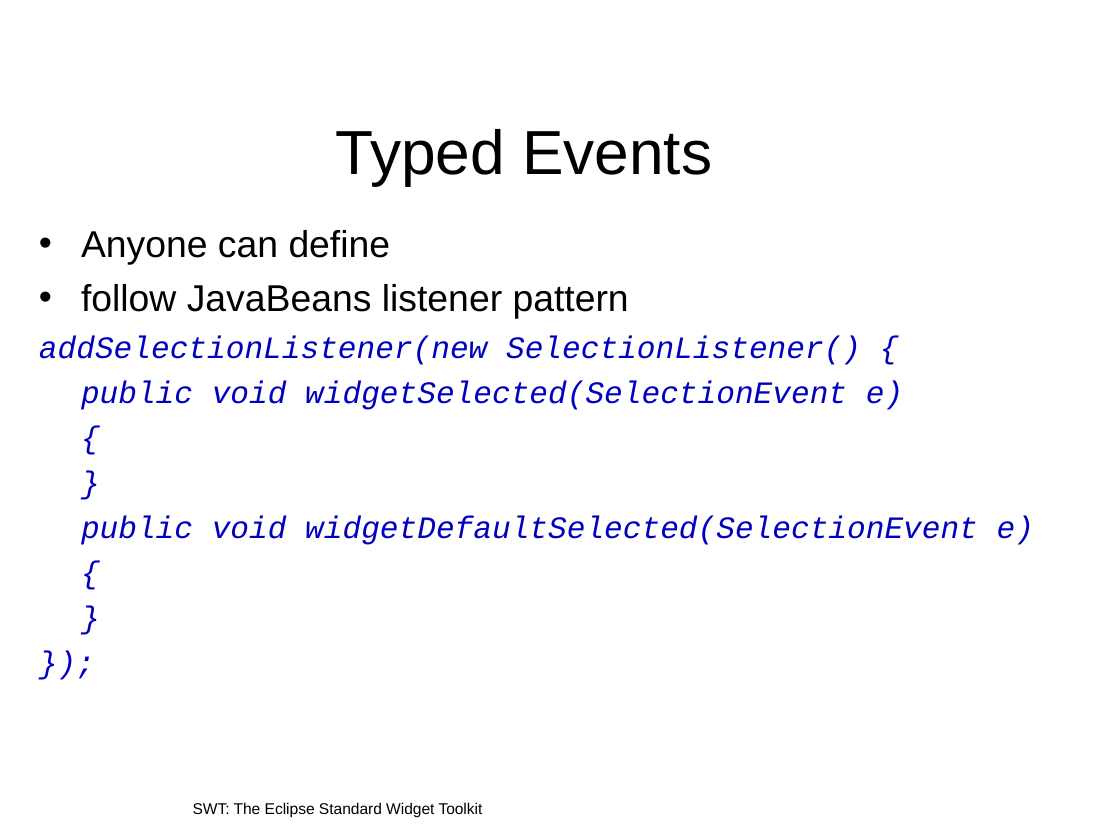
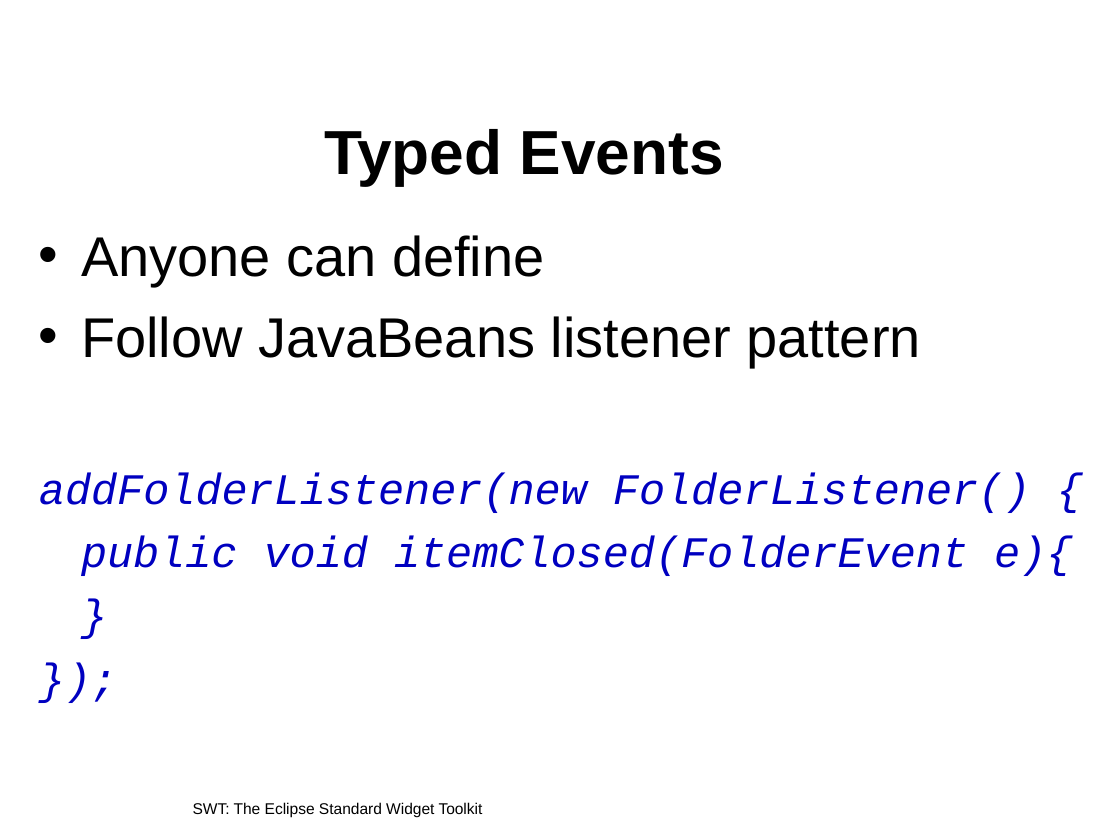
Before and after one commit to eclipse-platform/www.eclipse.org-eclipse, a slide deck: slide 25 of tutorials/oopsla2005/t22-irvine.ppt (slide 17 before the commit). Drawn at 1120x840 pixels with LibreOffice and Linux fonts; fonts in the diff are those of the drawing; background and template pictures are left out. Boxes give left, top, right and bottom in pixels: in the first picture for what was removed or moved away, otherwise in the second. Text is boxed around its words. In the diff, an @@ line names an element or a change of style, - is before the commit and + after.

```diff
--- a/tutorials/oopsla2005/t22-irvine.ppt
+++ b/tutorials/oopsla2005/t22-irvine.ppt
@@ title "Typed Events" at (x1=324, y1=129, x2=724, y2=185): bold on @@
@@ text at (x1=81, y1=235, x2=544, y2=286): size 24 to 36 pt in "Anyone can define"; size 20 to 28 pt in "}", "});"; more space between paragraphs @@
@@ text at (x1=39, y1=316, x2=1072, y2=576): text changed; size 20 to 28 pt @@
-• follow JavaBeans listener pattern
-addSelectionListener(new SelectionListener() {
-public void widgetSelected(SelectionEvent e)
-{
-}
-public void widgetDefaultSelected(SelectionEvent e)
-{
+• Follow JavaBeans listener pattern
+addFolderListener(new FolderListener() {
+public void itemClosed(FolderEvent e){
```
Also in this commit, not shown: 61 other slides changed, 20 slides added, 18 slides removed, 2 other files.
